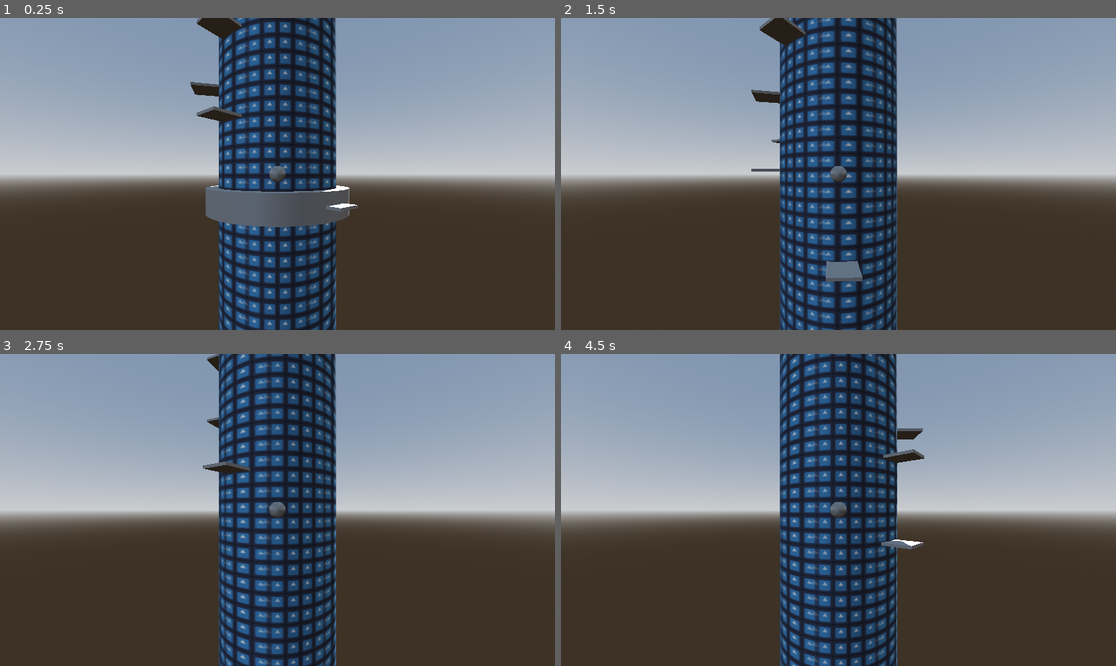
Above: before the commit, frames 1-4 (two rows, left to right).
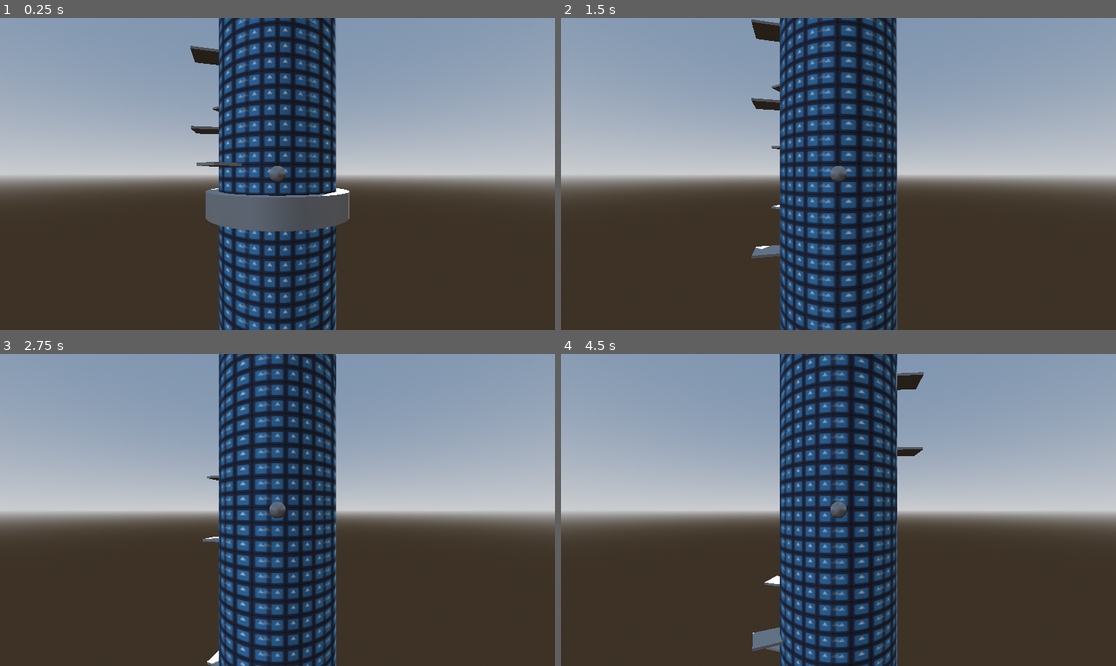
Above: after the commit, the same moments.

Repository: safgd/Infinite-Jump-Game
Game: Godot game, scene res://Scenes/game.tscn
Two runs of this game, one before a commit and one after it. Both use one fixed random seed, a clock stepped at 60 frames per second and the inputs below. The engine's default icon, where the game draws it, is replaced by a stand-in: a white triangle on a blue panel in a dark square.
Inputs:
- Up to frame 1 (0.25 s): no input
- Up to frame 2 (1.5 s): tap Enter (ui_accept) at 0.5, 0.6, 0.77, 1.07, 1.35 s; hold Right (ui_right) 0.53-1.28 s; hold Down (ui_down) from 1.28 s (still down)
- Up to frame 3 (2.75 s): tap Enter (ui_accept) at 1.52, 1.82, 2.1 s; release Down (ui_down) at 2.03 s; hold Right (ui_right) from 2.03 s (still down)
- Up to frame 4 (4.5 s): release Right (ui_right) at 2.78 s; hold Up (ui_up) 2.78-3.53 s; tap Enter (ui_accept) at 2.85, 3.02, 3.32, 3.6, 3.77, 4.07, 4.35 s; hold Left (ui_left) from 3.53 s (still down)

The runs differ from the first frame. In frame 1, 11% of the frame differs, in the area x 34-65%, y 0-100%; in frame 2, 13%; in frame 3, 12%; in frame 4, 16%, in the area x 34-66%, y 0-100%.

Commit message:
world shift logic moved to a dedicated script. this one now also spawns new platforms

Diff:
--- a/Scenes/game.tscn
+++ b/Scenes/game.tscn
@@ -3,6 +3,7 @@
 [ext_resource type="PackedScene" uid="uid://jac6makmpcx0" path="res://Scenes/cylinder_map.tscn" id="1_qxrlw"]
 [ext_resource type="PackedScene" uid="uid://ci46p3up4t600" path="res://Scenes/death_zone.tscn" id="3_3dryh"]
 [ext_resource type="PackedScene" uid="uid://bee4jed1q385p" path="res://Scenes/player.tscn" id="3_wrm1d"]
+[ext_resource type="PackedScene" uid="uid://dbnunemynkeps" path="res://Scenes/world_reshift_zone.tscn" id="4_3dryh"]
 
 [sub_resource type="ProceduralSkyMaterial" id="ProceduralSkyMaterial_3dryh"]
 sky_horizon_color = Color(0.66224277, 0.6717428, 0.6867428, 1)
@@ -55,3 +56,7 @@
 
 [node name="Death Zone" parent="." unique_id=1344778906 instance=ExtResource("3_3dryh")]
 transform = Transform3D(1, 0, 0, 0, 1, 0, 0, 0, 1, 0, -13.4180765, 0)
+
+[node name="World Reshift Zone" parent="." unique_id=328537765 node_paths=PackedStringArray("map") instance=ExtResource("4_3dryh")]
+transform = Transform3D(1, 0, 0, 0, 1, 0, 0, 0, 1, 0, 15.467274, 0)
+map = NodePath("../Cylinder Map")
--- /dev/null
+++ b/Scenes/world_reshift_zone.tscn
@@ -0,0 +1,14 @@
+[gd_scene format=3 uid="uid://dbnunemynkeps"]
+
+[ext_resource type="Script" uid="uid://b27q61v2u4hot" path="res://Scripts/world_reshift_zone.gd" id="1_iccr7"]
+
+[sub_resource type="CylinderShape3D" id="CylinderShape3D_yyprd"]
+radius = 6.0
+
+[node name="World Reshift Zone" type="Area3D" unique_id=328537765]
+script = ExtResource("1_iccr7")
+
+[node name="CollisionShape3D" type="CollisionShape3D" parent="." unique_id=1648064101]
+shape = SubResource("CylinderShape3D_yyprd")
+
+[connection signal="body_entered" from="." to="." method="_on_body_entered"]
--- a/Scripts/cylinder_map.gd
+++ b/Scripts/cylinder_map.gd
@@ -6,28 +6,44 @@
 @onready var platforms: Node3D = $Platforms
 @export var plat_dist_x: float = 40.0
 @export var plat_dist_y: float = 3.0
+var platform_tokens = 20
+
+var last_plat: Platform
 
 func _ready() -> void:
-	var plat_rotation: float = 0.0
-	for i: int in range(50):
-		var plat: Platform = spawn_platform(i * plat_dist_y)
-		if randf() < 0.5:
-			plat_rotation += plat_dist_x
-		else:
-			plat_rotation -= plat_dist_x
-		plat_rotation = floori(plat_rotation) % 360
-		plat.rotation_degrees.y = plat_rotation
-		if randf() < 0.3:
-			plat.start_moving()
-		plat.breakable = true
+	for i: int in range(10):
 
-func spawn_platform(pos_y: float)->Platform:
-	var plat: Platform= platform_scene.instantiate()
-	platforms.add_child(plat)
-	plat.global_position.y = pos_y
-	return plat
+		add_new_platform()
 
 func shift_platforms(offset: Vector3)->void:
 	for child: Node in platforms.get_children():
 		if child is Node3D:
 			(child as Node3D).global_position += offset
+
+func add_new_platform()->void:
+	if platform_tokens > 0:
+		platform_tokens -= 1
+	else:
+		print("no platform tokens left")
+		return
+
+	if last_plat:
+		last_plat = last_plat.duplicate()
+	else:
+		last_plat = platform_scene.instantiate()
+
+
+	platforms.add_child(last_plat)
+	last_plat.parent_map = self
+	last_plat.global_position.y += plat_dist_y
+	var new_rotation: float = last_plat.rotation_degrees.y
+	if randf() < 0.5:
+		new_rotation += plat_dist_x
+	else:
+		new_rotation -= plat_dist_x
+	new_rotation = floori(new_rotation) % 360
+	last_plat.rotation_degrees.y = new_rotation
+
+	if randf() < 0.3:
+		last_plat.start_moving()
+	last_plat.breakable = true
--- a/Scripts/death_zone.gd
+++ b/Scripts/death_zone.gd
@@ -2,7 +2,7 @@
 
 func _on_body_entered(body: Node3D) -> void:
 	if body is Platform:
-		body.call_deferred("queue_free")
+		(body as Platform).destroy()
 	elif body is Player:
 		print("Game Over")
 		get_tree().call_deferred("reload_current_scene")
--- a/Scripts/platform.gd
+++ b/Scripts/platform.gd
@@ -5,6 +5,7 @@
 @export var move_dist: float = 4.0
 @export var loop_duration: float = 2.0
 @export var breakable: bool = false
+var parent_map: Map
 
 func start_moving()->void:
 	move_tween = get_tree().create_tween().set_loops()
@@ -17,5 +18,10 @@
 		move_tween.stop()
 
 func _on_area_3d_body_exited(body: Node3D) -> void:
-	if body is Player:
-		call_deferred("queue_free")
+	if breakable and body is Player:
+		destroy()
+
+
+func destroy()->void:
+	parent_map.platform_tokens += 1
+	call_deferred("queue_free")
--- a/Scripts/player.gd
+++ b/Scripts/player.gd
@@ -23,6 +23,9 @@
 		started = true
 		if base:
 			base.call_deferred("queue_free")
+	# for debugging
+	elif Input.is_action_just_pressed("ui_accept"):
+		jump()
 
 	# Get the input direction and handle the movement/deceleration.
 	# As good practice, you should replace UI actions with custom gameplay actions.
@@ -36,9 +39,6 @@
 
 	move_and_slide()
 
-	if global_position.y >= 10:
-		global_position.y -= 5.0
-		map_to_rotate.shift_platforms(Vector3(0, -5, 0))
 
 func jump()->void:
 	velocity.y = jump_velocity
--- /dev/null
+++ b/Scripts/world_reshift_zone.gd
@@ -0,0 +1,15 @@
+extends Area3D
+
+@export var map: Map
+
+
+func _on_body_entered(body: Node3D) -> void:
+	if body is Player:
+
+		# shift world and player back down to avoid floating point problems
+		(body as Node3D).global_position.y -= 5.0
+		map.shift_platforms(Vector3(0, -5, 0))
+
+		# spawn new platforms
+		for i: int in range(10):
+			map.add_new_platform()
Not shown, added: Scripts/world_reshift_zone.gd.uid
